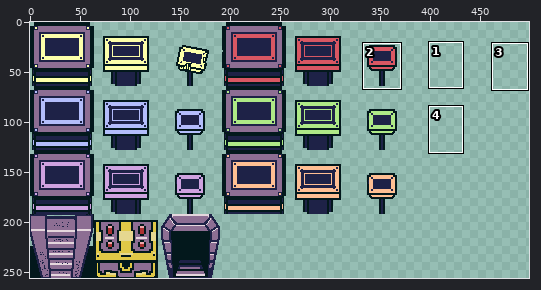
File history of a pixel-art file, assets/tile-pholders.aseprite. The picture above shows the old version from afar; the outline marks the close-up.
Close-up. As it was:
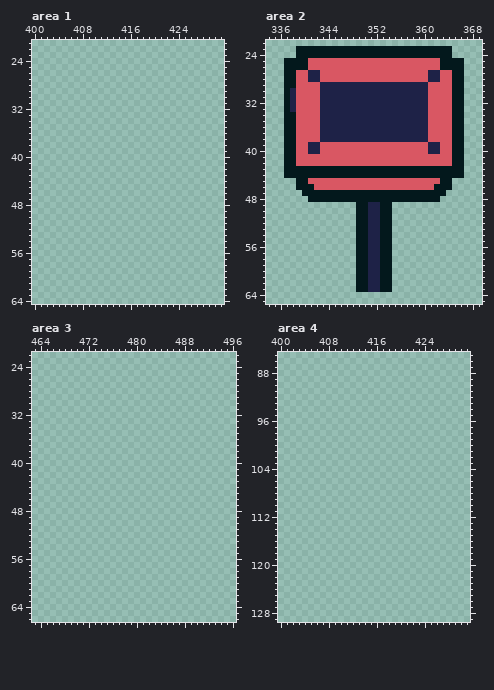
512x256 pixels, 1 frame. Shown: area 1: x 400..431, y 21..64; area 2: x 334..369, y 22..65; area 3: x 463..496, y 22..66; area 4: x 400..431, y 85..129. The wide view leaves out empty margins. The commit also changed other parts of the picture, which this record leaves out.
After the commit:
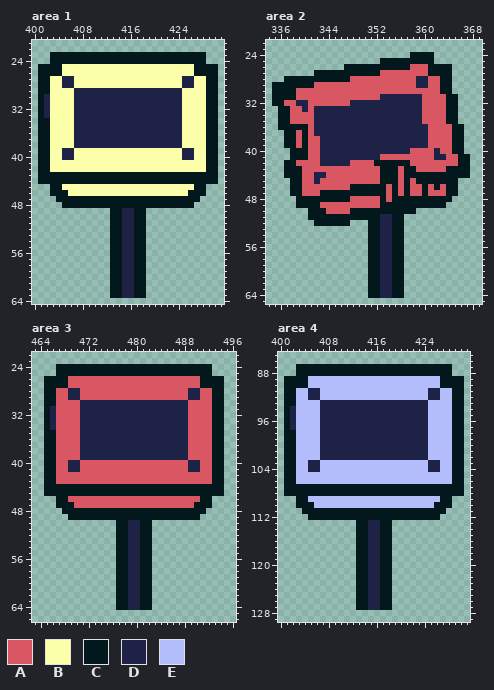
Palette (. is transparent): A #d95763  B #fcffaa  C #03181c  D #1e2247  E #b3bdfb
What changed:
Changed rows in their new state; - is an unchanged pixel.
Area 1, layer "Layer 1":
first column x 401:
23 --CCCCCCCCCCCCCCCCCCCCCCCCCC--
24 --CCCCCCCCCCCCCCCCCCCCCCCCCC--
25 CCCCBBBBBBBBBBBBBBBBBBBBBBCCCC
26 CCCCBBBBBBBBBBBBBBBBBBBBBBCCCC
27 CCBBDDBBBBBBBBBBBBBBBBBBDDBBCC
28 CCBBDDBBBBBBBBBBBBBBBBBBDDBBCC
29 CCBBBBDDDDDDDDDDDDDDDDDDBBBBCC
30 CDBBBBDDDDDDDDDDDDDDDDDDBBBBCC
31 CDBBBBDDDDDDDDDDDDDDDDDDBBBBCC
32 CDBBBBDDDDDDDDDDDDDDDDDDBBBBCC
33 CDBBBBDDDDDDDDDDDDDDDDDDBBBBCC
34 CCBBBBDDDDDDDDDDDDDDDDDDBBBBCC
35 CCBBBBDDDDDDDDDDDDDDDDDDBBBBCC
36 CCBBBBDDDDDDDDDDDDDDDDDDBBBBCC
37 CCBBBBDDDDDDDDDDDDDDDDDDBBBBCC
38 CCBBBBDDDDDDDDDDDDDDDDDDBBBBCC
39 CCBBDDBBBBBBBBBBBBBBBBBBDDBBCC
40 CCBBDDBBBBBBBBBBBBBBBBBBDDBBCC
41 CCBBBBBBBBBBBBBBBBBBBBBBBBBBCC
42 CCBBBBBBBBBBBBBBBBBBBBBBBBBBCC
43 CCCCCCCCCCCCCCCCCCCCCCCCCCCCCC
44 CCCCCCCCCCCCCCCCCCCCCCCCCCCCCC
45 --CCBBBBBBBBBBBBBBBBBBBBBBCC--
46 --CCCBBBBBBBBBBBBBBBBBBBBCCC--
47 ---CCCCCCCCCCCCCCCCCCCCCCCC---
48 ----CCCCCCCCCCCCCCCCCCCCCC----
49 ------------CCDDCC------------
50 ------------CCDDCC------------
51 ------------CCDDCC------------
52 ------------CCDDCC------------
53 ------------CCDDCC------------
54 ------------CCDDCC------------
55 ------------CCDDCC------------
56 ------------CCDDCC------------
57 ------------CCDDCC------------
58 ------------CCDDCC------------
59 ------------CCDDCC------------
60 ------------CCDDCC------------
61 ------------CCDDCC------------
62 ------------CCDDCC------------
63 ------------CCDDCC------------
Area 2, layer "Layer 1":
first column x 335:
23 ----..........................---
24 ----...................----...---
25 --................CCCCCCCCC.....-
26 --..........CCCCCCCCCCC---CC--..-
27 --.....CCCCCCCCCCC--------CCCC..-
28 ----CCCCCCCCC-----------DDAACC..-
29 CC--CCC-AAAAAAAAAAAAAAAA----CC..-
30 CC-C----AAAAAAAAAAAAAAAAAA--CC..-
31 CC-C----AAAAAAAAAA-------A---C-.-
32 CCAADD--AAAAA------------A---C-.-
33 -C-A-D-D-----------------A---C-.-
34 -C-A---D-----------------A---C-.-
35 -C-A---D-----------------A---C-.-
36 -C--CC-D-------------------------
37 -----C-D-------------------------
38 -----C---------------------------
39 -----CAADDDDDDDDDDDDDDDDDDAA-----
40 --.-CCAADDDDDDDDDDDDDDD---A------
41 --.-CC--DDDDDDDDDD---------DD-A-C
42 --------DDDDD----CCCCCC-------A-C
43 -----AAAAAAAAAAAAA---A--AAAAA---C
44 -----AADDAAAAAAAAA---A----------C
45 ---C-A-D----------CCC-C-CCCC--C--
46 ---C-AA------CCCCCC-C-C--C--A-C--
47 ---CCAAA-----------A-A-AA-AAACC--
48 ----CC-------AAAAA-A--------CC---
49 ----CCCCAAAAAAAAAA--CCCCCCCCC----
50 ------CCCAAAAC--CC--CCCC---------
51 ------CCCCCCCC--CCDDCC-----------
52 -------CCCCCC-..CCDDCC-----------
53 --------------..CCDDCC-----------
54 --------------..CCDDCC-----------
55 --------------..CCDDCC-----------
56 --------------..CCDDCC-----------
57 --------------..CCDDCC-----------
58 --------------..CCDDCC-----------
59 --------------..CCDDCC-----------
60 --------------..CCDDCC-----------
61 --------------..CCDDCC-----------
62 --------------..CCDDCC-----------
63 --------------..CCDDCC-----------
64 ----------------CCDDCC-----------
Area 3, layer "Layer 1":
first column x 465:
24 --CCCCCCCCCCCCCCCCCCCCCCCCCC--
25 --CCCCCCCCCCCCCCCCCCCCCCCCCC--
26 CCCCAAAAAAAAAAAAAAAAAAAAAACCCC
27 CCCCAAAAAAAAAAAAAAAAAAAAAACCCC
28 CCAADDAAAAAAAAAAAAAAAAAADDAACC
29 CCAADDAAAAAAAAAAAAAAAAAADDAACC
30 CCAAAADDDDDDDDDDDDDDDDDDAAAACC
31 CDAAAADDDDDDDDDDDDDDDDDDAAAACC
32 CDAAAADDDDDDDDDDDDDDDDDDAAAACC
33 CDAAAADDDDDDDDDDDDDDDDDDAAAACC
34 CDAAAADDDDDDDDDDDDDDDDDDAAAACC
35 CCAAAADDDDDDDDDDDDDDDDDDAAAACC
36 CCAAAADDDDDDDDDDDDDDDDDDAAAACC
37 CCAAAADDDDDDDDDDDDDDDDDDAAAACC
38 CCAAAADDDDDDDDDDDDDDDDDDAAAACC
39 CCAAAADDDDDDDDDDDDDDDDDDAAAACC
40 CCAADDAAAAAAAAAAAAAAAAAADDAACC
41 CCAADDAAAAAAAAAAAAAAAAAADDAACC
42 CCAAAAAAAAAAAAAAAAAAAAAAAAAACC
43 CCAAAAAAAAAAAAAAAAAAAAAAAAAACC
44 CCCCCCCCCCCCCCCCCCCCCCCCCCCCCC
45 CCCCCCCCCCCCCCCCCCCCCCCCCCCCCC
46 --CCAAAAAAAAAAAAAAAAAAAAAACC--
47 --CCCAAAAAAAAAAAAAAAAAAAACCC--
48 ---CCCCCCCCCCCCCCCCCCCCCCCC---
49 ----CCCCCCCCCCCCCCCCCCCCCC----
50 ------------CCDDCC------------
51 ------------CCDDCC------------
52 ------------CCDDCC------------
53 ------------CCDDCC------------
54 ------------CCDDCC------------
55 ------------CCDDCC------------
56 ------------CCDDCC------------
57 ------------CCDDCC------------
58 ------------CCDDCC------------
59 ------------CCDDCC------------
60 ------------CCDDCC------------
61 ------------CCDDCC------------
62 ------------CCDDCC------------
63 ------------CCDDCC------------
64 ------------CCDDCC------------
Area 4, layer "Layer 1":
first column x 401:
 87 --CCCCCCCCCCCCCCCCCCCCCCCCCC--
 88 --CCCCCCCCCCCCCCCCCCCCCCCCCC--
 89 CCCCEEEEEEEEEEEEEEEEEEEEEECCCC
 90 CCCCEEEEEEEEEEEEEEEEEEEEEECCCC
 91 CCEEDDEEEEEEEEEEEEEEEEEEDDEECC
 92 CCEEDDEEEEEEEEEEEEEEEEEEDDEECC
 93 CCEEEEDDDDDDDDDDDDDDDDDDEEEECC
 94 CDEEEEDDDDDDDDDDDDDDDDDDEEEECC
 95 CDEEEEDDDDDDDDDDDDDDDDDDEEEECC
 96 CDEEEEDDDDDDDDDDDDDDDDDDEEEECC
 97 CDEEEEDDDDDDDDDDDDDDDDDDEEEECC
 98 CCEEEEDDDDDDDDDDDDDDDDDDEEEECC
 99 CCEEEEDDDDDDDDDDDDDDDDDDEEEECC
100 CCEEEEDDDDDDDDDDDDDDDDDDEEEECC
101 CCEEEEDDDDDDDDDDDDDDDDDDEEEECC
102 CCEEEEDDDDDDDDDDDDDDDDDDEEEECC
103 CCEEDDEEEEEEEEEEEEEEEEEEDDEECC
104 CCEEDDEEEEEEEEEEEEEEEEEEDDEECC
105 CCEEEEEEEEEEEEEEEEEEEEEEEEEECC
106 CCEEEEEEEEEEEEEEEEEEEEEEEEEECC
107 CCCCCCCCCCCCCCCCCCCCCCCCCCCCCC
108 CCCCCCCCCCCCCCCCCCCCCCCCCCCCCC
109 --CCEEEEEEEEEEEEEEEEEEEEEECC--
110 --CCCEEEEEEEEEEEEEEEEEEEECCC--
111 ---CCCCCCCCCCCCCCCCCCCCCCCC---
112 ----CCCCCCCCCCCCCCCCCCCCCC----
113 ------------CCDDCC------------
114 ------------CCDDCC------------
115 ------------CCDDCC------------
116 ------------CCDDCC------------
117 ------------CCDDCC------------
118 ------------CCDDCC------------
119 ------------CCDDCC------------
120 ------------CCDDCC------------
121 ------------CCDDCC------------
122 ------------CCDDCC------------
123 ------------CCDDCC------------
124 ------------CCDDCC------------
125 ------------CCDDCC------------
126 ------------CCDDCC------------
127 ------------CCDDCC------------
Pixel boxes of the changes (left, top, right, bottom) in both close-ups:
added: (38, 52, 218, 298)
changed: (272, 46, 470, 298)
added: (44, 364, 224, 610)
added: (284, 364, 464, 610)
